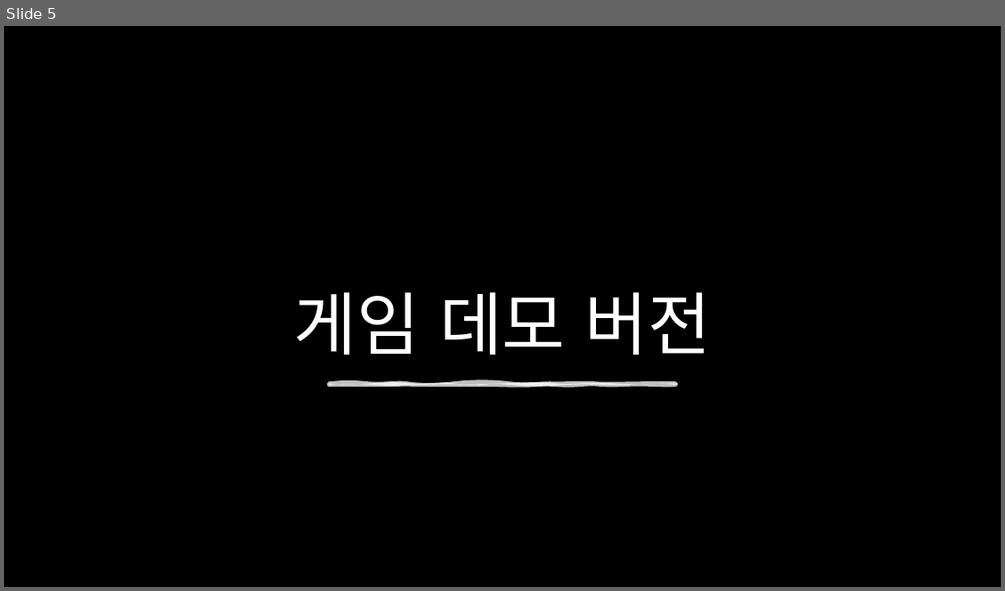
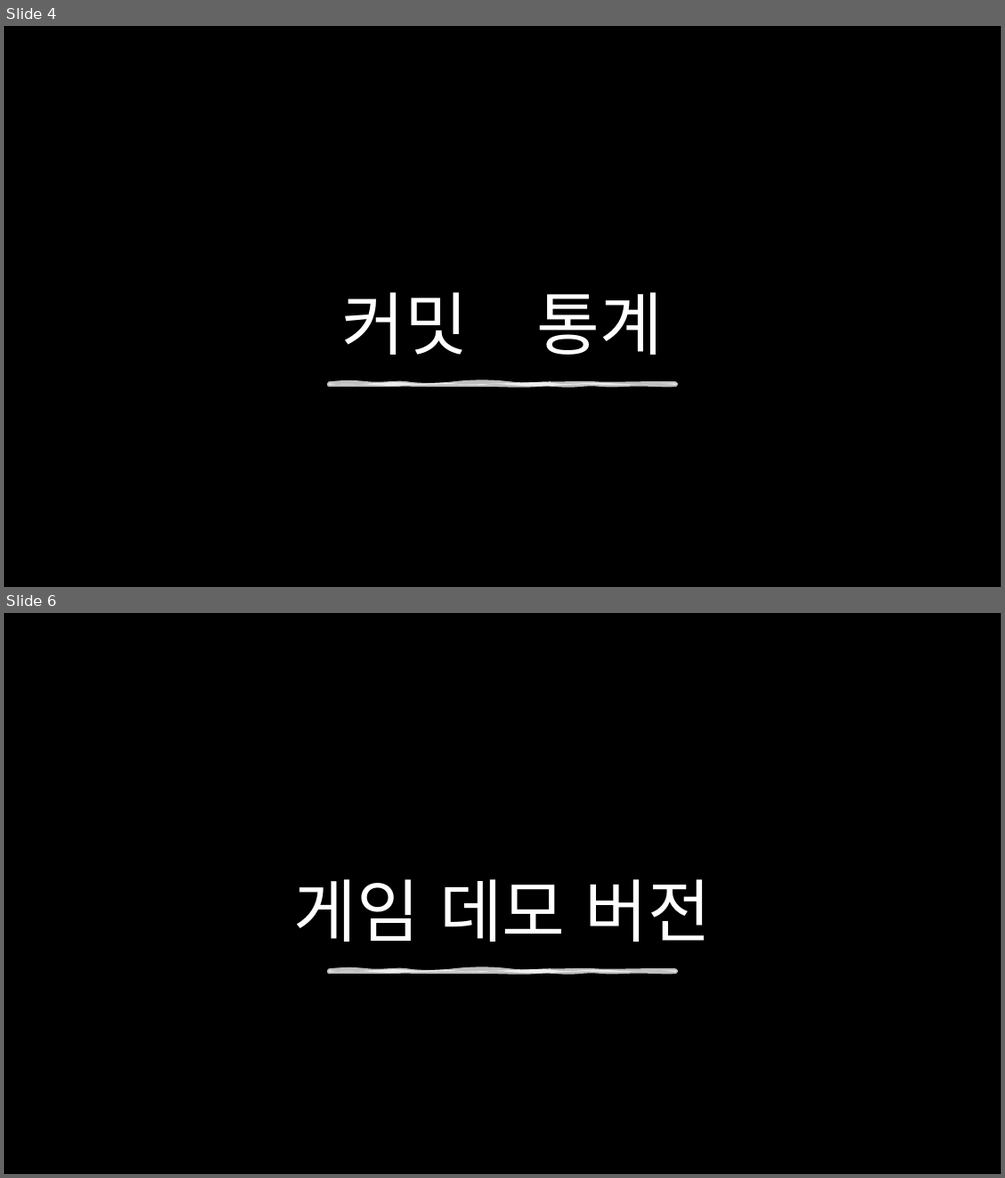
Before and after one commit to Younjaehyung/2DGP-PROJECT, a slide deck: 2DGP_project2.pptx. Shown one above the other, each under a label of ours: slide 5 before the commit, slides 4 and 6 after it; the slides between them are not shown. The pictures are 1005x591 and 1005x1178 pixels, drawn with LibreOffice and Linux fonts; fonts in the diff are those of the drawing; background and template pictures are left out; a plain dark background stands for a picture behind light text. Boxes give left, top, right and bottom in pixels: in the first picture for what was removed or moved away, otherwise in the second. Text is boxed around its words. In the diff, an @@ line names an element or a change of style, - is before the commit and + after.

```diff
--- a/2DGP_project2.pptx
+++ b/2DGP_project2.pptx
@@ slide 4 added at (4,26,1001,587), background picture (left out) @@
@@ rectangle added at (4,26,1001,587), fill #000000 @@
@@ title added at (342,292,663,354), 66 pt, text #FFFFFF @@
+커밋 통계
@@ freeform shape added at (329,384,676,385), fill #FFFFFF at 75% opacity, outline #FFFFFF 3.5 pt @@
@@ what was slide 5 is now slide 6 @@
```
Also in this commit, not shown: 1 other slide added, 1 slide removed, 5 other files.
